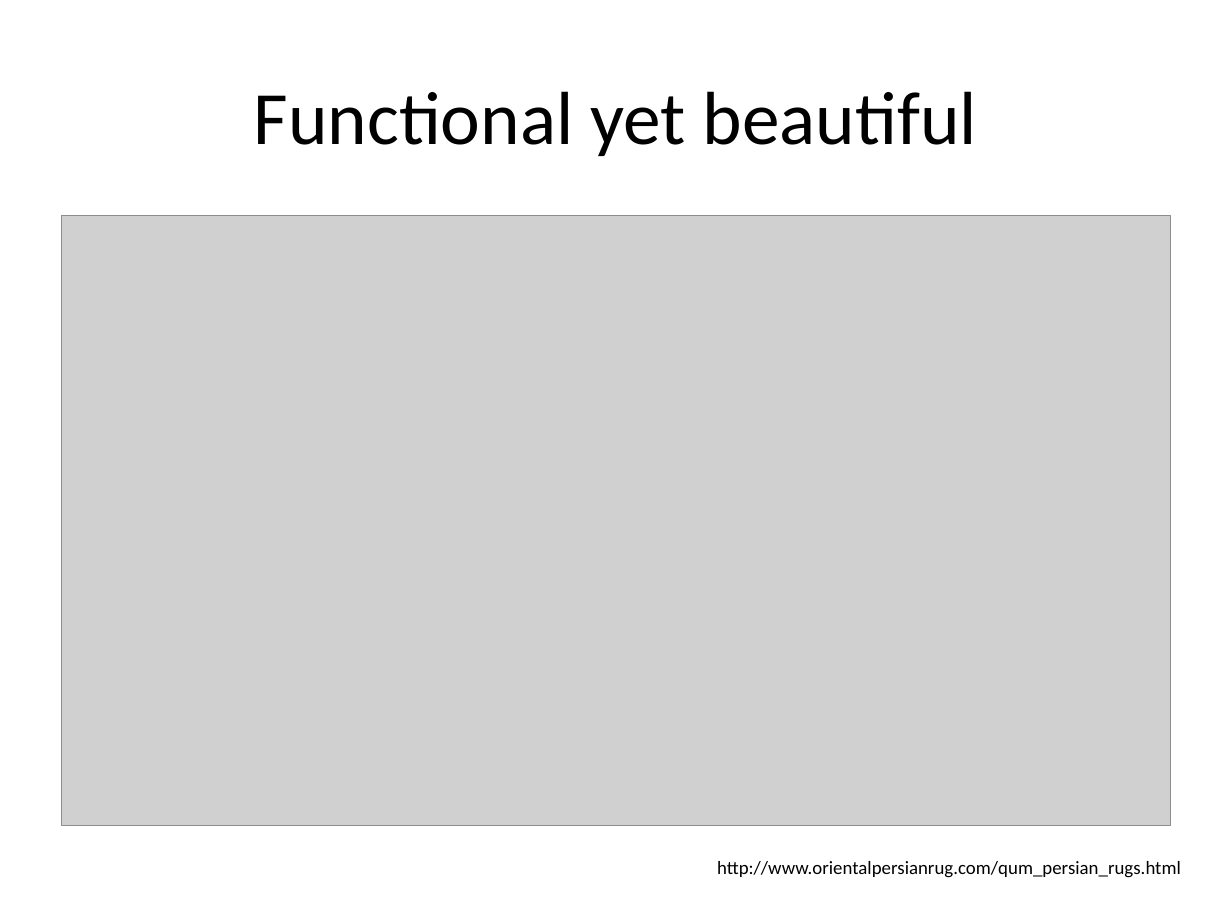
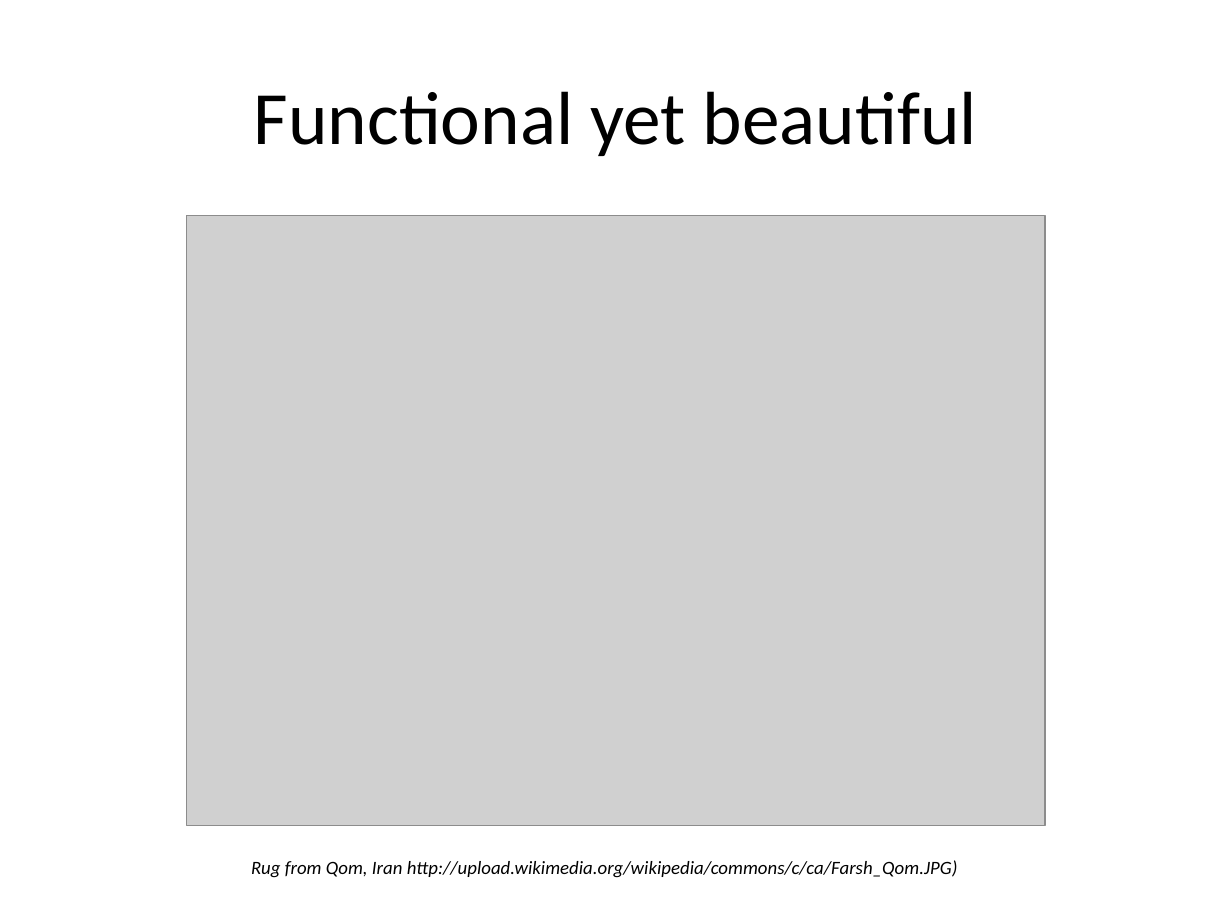
Before and after one commit to todkar/Away_Day, a slide deck: slide 22 of Scala_Away_Day.pptx. Drawn at 1232x924 pixels with LibreOffice and Linux fonts; fonts in the diff are those of the drawing; grey boxes stand for pictures. Boxes give left, top, right and bottom in pixels: in the first picture for what was removed or moved away, otherwise in the second. Text is boxed around its words. In the diff, an @@ line names an element or a change of style, - is before the commit and + after.

```diff
--- a/Scala_Away_Day.pptx
+++ b/Scala_Away_Day.pptx
@@ picture resized from (x1=62, y1=216, x2=1170, y2=825) to (x1=187, y1=216, x2=1046, y2=825) @@
@@ text at (x1=251, y1=860, x2=958, y2=878): text changed; italic on @@
-http://www.orientalpersianrug.com/qum_persian_rugs.html
+Rug from Qom, Iran http://upload.wikimedia.org/wikipedia/commons/c/ca/Farsh_Qom.JPG)
```
Also in this commit, not shown: 1 other file.
